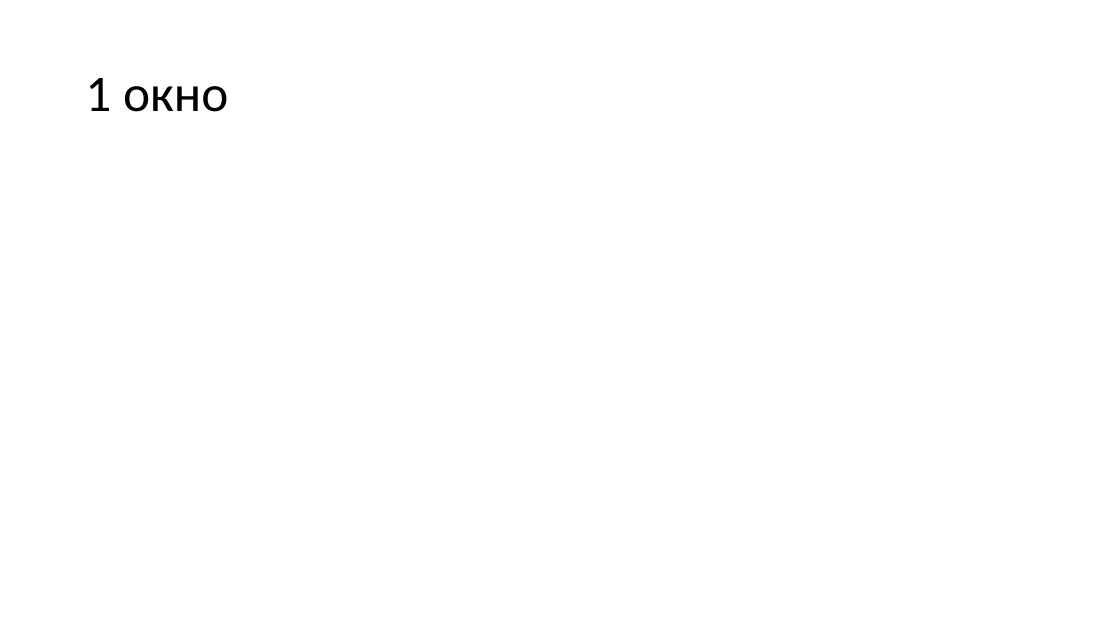
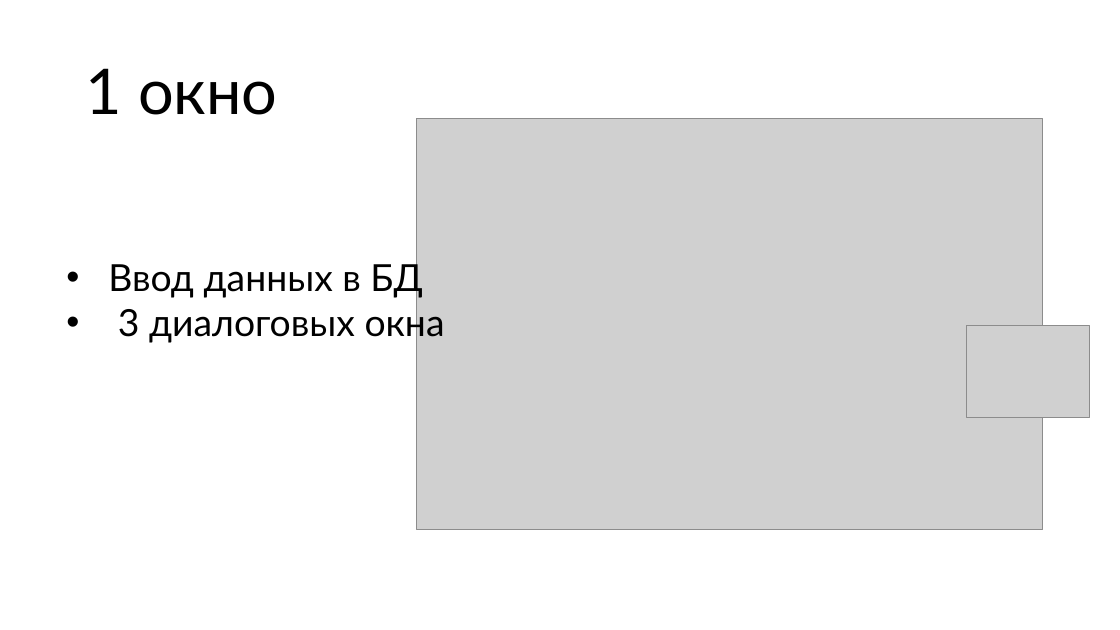
Before and after one commit to Sushcheva/Sea-project, a slide deck: slide 4 of Проект по Яндекс Лицею.pptx. Drawn at 1120x630 pixels with LibreOffice and Linux fonts; fonts in the diff are those of the drawing; grey boxes stand for pictures; background and template pictures are left out. Boxes give left, top, right and bottom in pixels: in the first picture for what was removed or moved away, otherwise in the second. Text is boxed around its words. In the diff, an @@ line names an element or a change of style, - is before the commit and + after.

```diff
--- a/Проект по Яндекс Лицею.pptx
+++ b/Проект по Яндекс Лицею.pptx
@@ title "1 окно" at <box>85,68,277,115</box>: size 44 to 54 pt, font Calibri to Lato @@
@@ picture added at <box>417,118,1044,530</box> @@
@@ text added at <box>108,259,445,344</box>, 32 pt, text #000000 @@
+• Ввод данных в БД
+• 3 диалоговых окна
@@ picture added at <box>967,325,1090,417</box> @@
```
Also in this commit, not shown: 5 other slides changed, 4 slides added, 7 slides removed, 7 other files.
